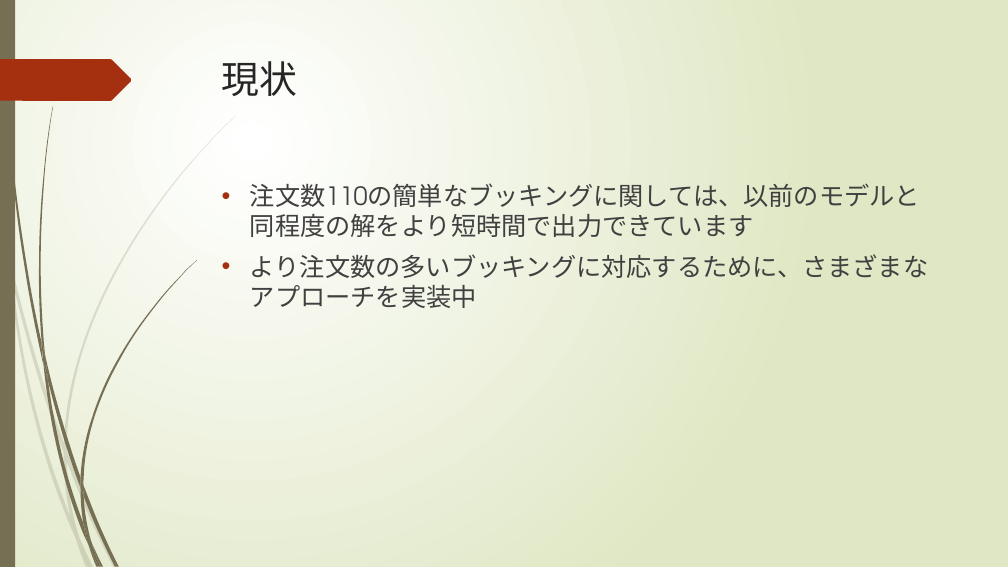
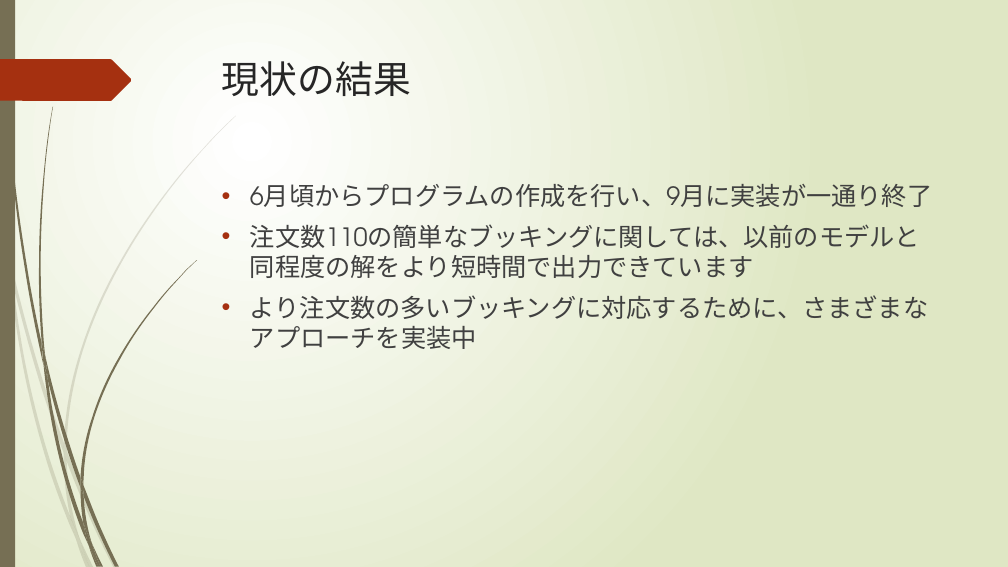
Before and after one commit to r-kurosu/kline_new, a slide deck: slide 10 of 11月中間報告.pptx (slide 9 before the commit). Drawn at 1008x567 pixels with LibreOffice and Linux fonts; fonts in the diff are those of the drawing. Boxes give left, top, right and bottom in pixels: in the first picture for what was removed or moved away, otherwise in the second. Text is boxed around its words. In the diff, an @@ line names an element or a change of style, - is before the commit and + after.

```diff
--- a/11月中間報告.pptx
+++ b/11月中間報告.pptx
@@ title at [222, 61, 411, 96]: text changed @@
-現状
+現状の結果
@@ text at [250, 184, 932, 207]: paragraph added @@
+• 6月頃からプログラムの作成を行い、9月に実装が一通り終了
```
Also in this commit, not shown: 3 other slides changed, 1 slide added.
